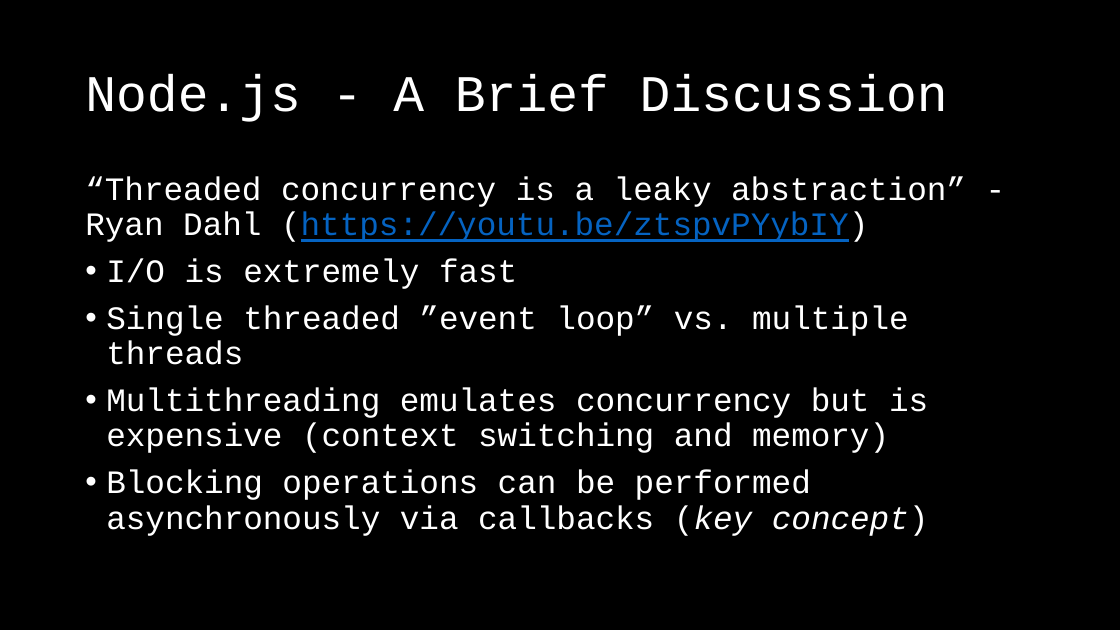
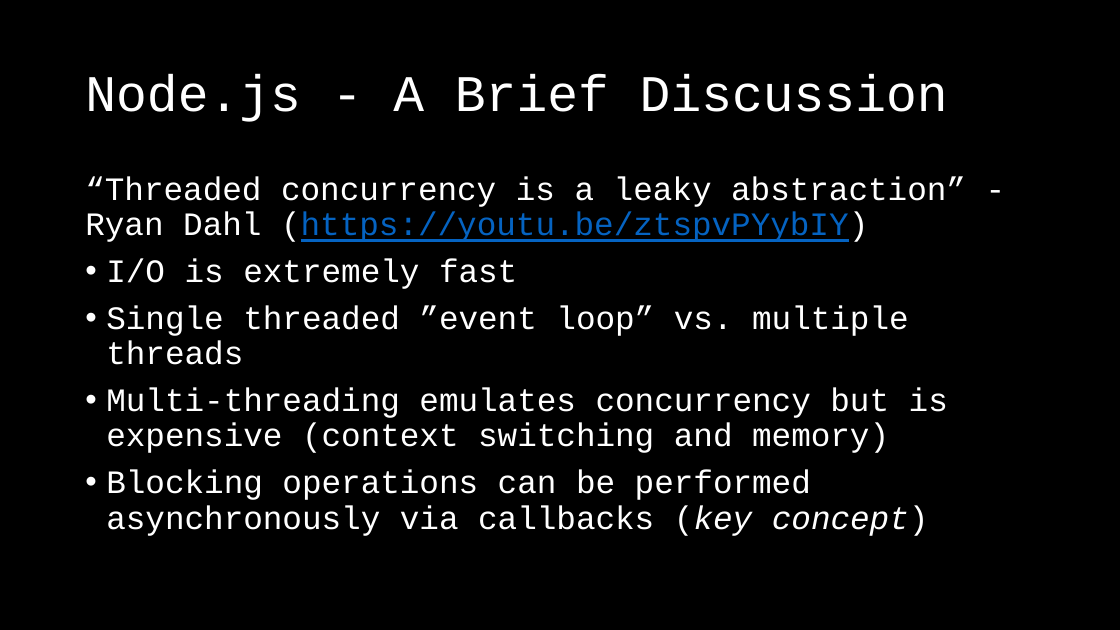
Before and after one commit to rsnestor/slac, a slide deck: slide 3 of doc/slac_slides.pptx. Drawn at 1120x630 pixels with LibreOffice and Linux fonts; fonts in the diff are those of the drawing. Boxes give left, top, right and bottom in pixels: in the first picture for what was removed or moved away, otherwise in the second. Text is boxed around its words. In the diff, an @@ line names an element or a change of style, - is before the commit and + after.

Commit message:
sls slides

```diff
--- a/doc/slac_slides.pptx
+++ b/doc/slac_slides.pptx
@@ text at [106, 387, 948, 453]: text changed @@
-• Multithreading emulates concurrency but is expensive (context switching and memory)
+• Multi-threading emulates concurrency but is expensive (context switching and memory)
```
Also in this commit, not shown: 3 slides added.
